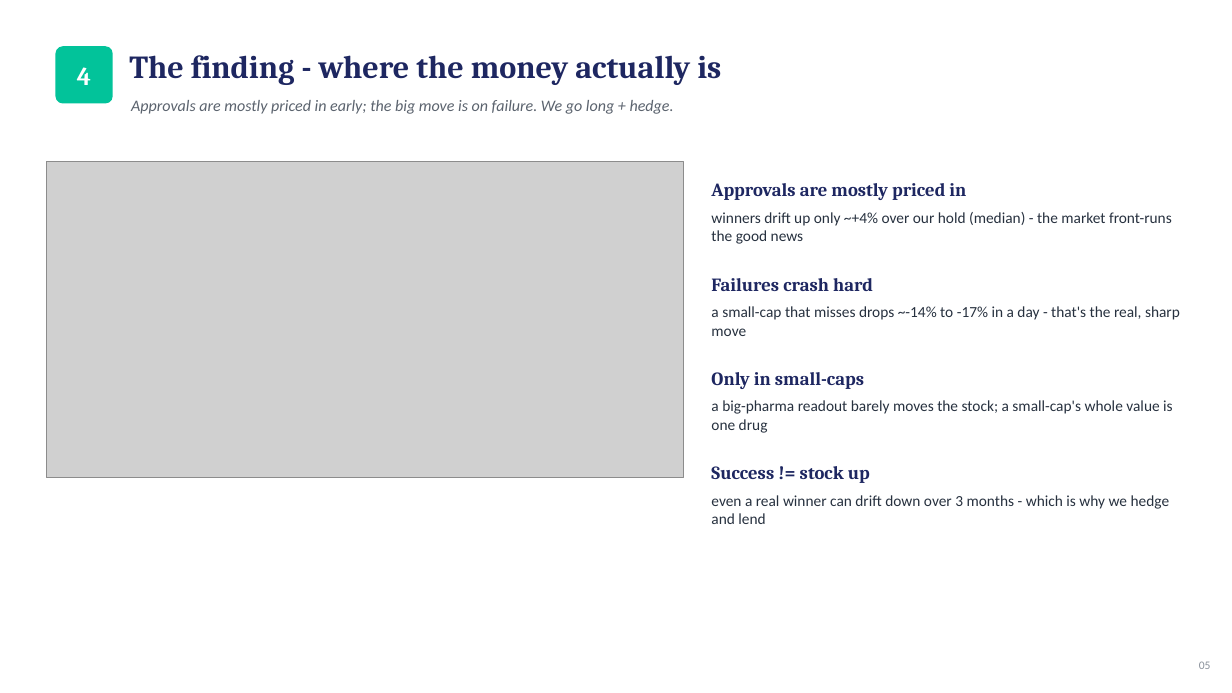
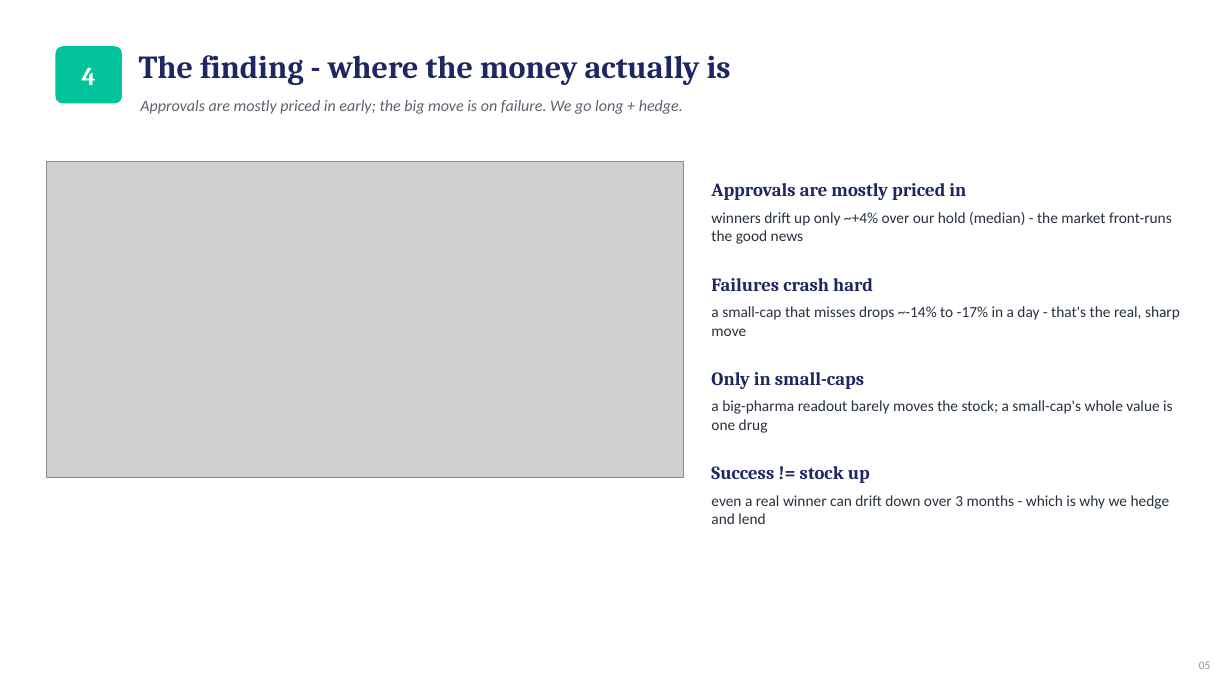
Before and after one commit to zenotheboi/hedgefund-analysis, a slide deck: slide 5 of reports/Biotech_Catalyst_Strategy_Deck.pptx. Drawn at 1232x693 pixels with LibreOffice and Linux fonts; fonts in the diff are those of the drawing; grey boxes stand for pictures. Boxes give left, top, right and bottom in pixels: in the first picture for what was removed or moved away, otherwise in the second. Text is boxed around its words. In the diff, an @@ line names an element or a change of style, - is before the commit and + after.

Commit message:
Deck: restore short-leg proof to main flow, add appendix (OAT/hedge/56-fan), auto-numbering
- 'Why we drop the short' leg-split table back in the MAIN deck (was cut)
- Appendix: A1 one-at-a-time sensitivity (borrow rate dominates, 56%),
  A2 hedge methodology + beta, A3 the 68->56 fan chart
- Refactor to auto-incrementing section/page numbers so inserts don't renumber
- 20 slides (16 main + divider + 3 appendix)

```diff
--- a/reports/Biotech_Catalyst_Strategy_Deck.pptx
+++ b/reports/Biotech_Catalyst_Strategy_Deck.pptx
@@ rounded rectangle "4": place and size @@
-rounded rectangle "4" at <box>55,46,113,104</box>
+rounded rectangle "4" at <box>55,46,122,104</box>
@@ text "The finding - where the ...": place and size @@
-text "The finding - where the ..." at <box>129,55,721,85</box>
+text "The finding - where the ..." at <box>139,55,731,85</box>
@@ text "Approvals are mostly priced in ...": place and size @@
-text "Approvals are mostly priced in ..." at <box>131,100,674,114</box>
+text "Approvals are mostly priced in ..." at <box>140,100,683,114</box>
```
Also in this commit, not shown: 13 other slides changed, 5 slides added, 3 other files.
